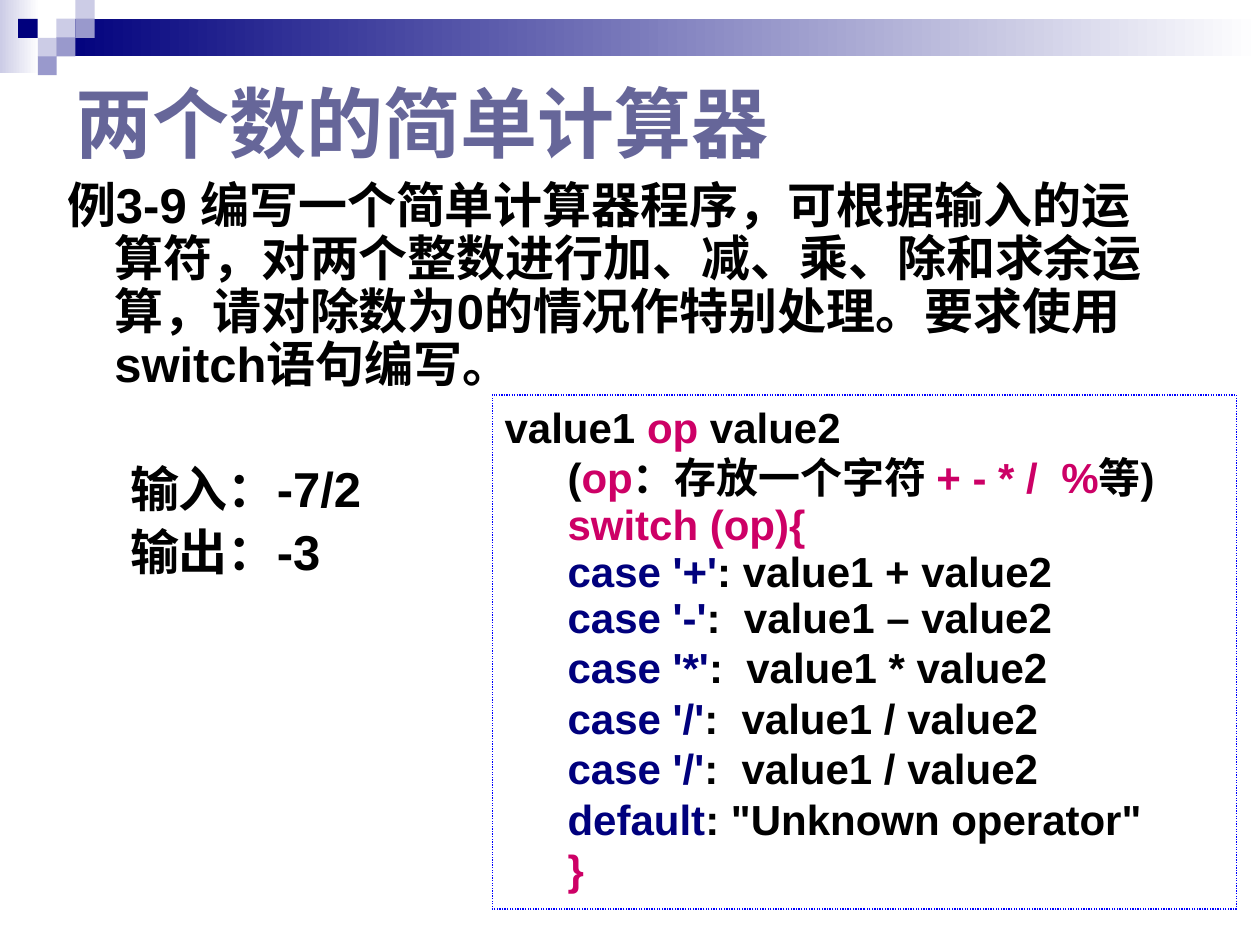
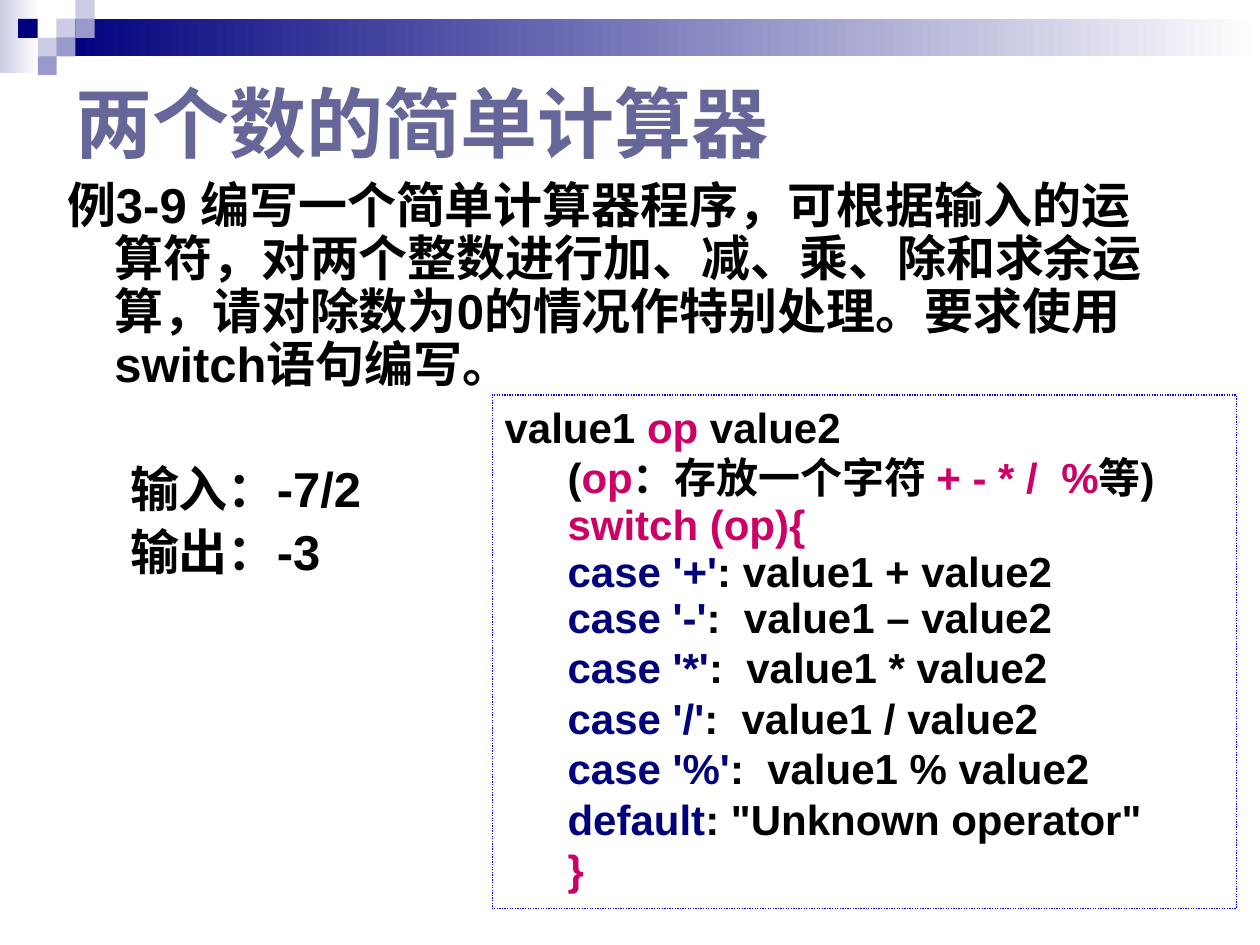
Before and after one commit to BruceY-rgb/sixingyangteaching-mkdocs, a slide deck: slide 38 of docs/day2/chap03分支结构.pptx. Drawn at 1260x945 pixels with LibreOffice and Linux fonts; fonts in the diff are those of the drawing. Boxes give left, top, right and bottom in pixels: in the first picture for what was removed or moved away, otherwise in the second. Text is boxed around its words. In the diff, an @@ line names an element or a change of style, - is before the commit and + after.

```diff
--- a/docs/day2/chap03分支结构.pptx
+++ b/docs/day2/chap03分支结构.pptx
@@ text in rectangle at [568, 753, 1090, 785]: text changed @@
-  case '/': value1 / value2
+  case '%': value1 % value2
```
Also in this commit, not shown: 34 other files.
